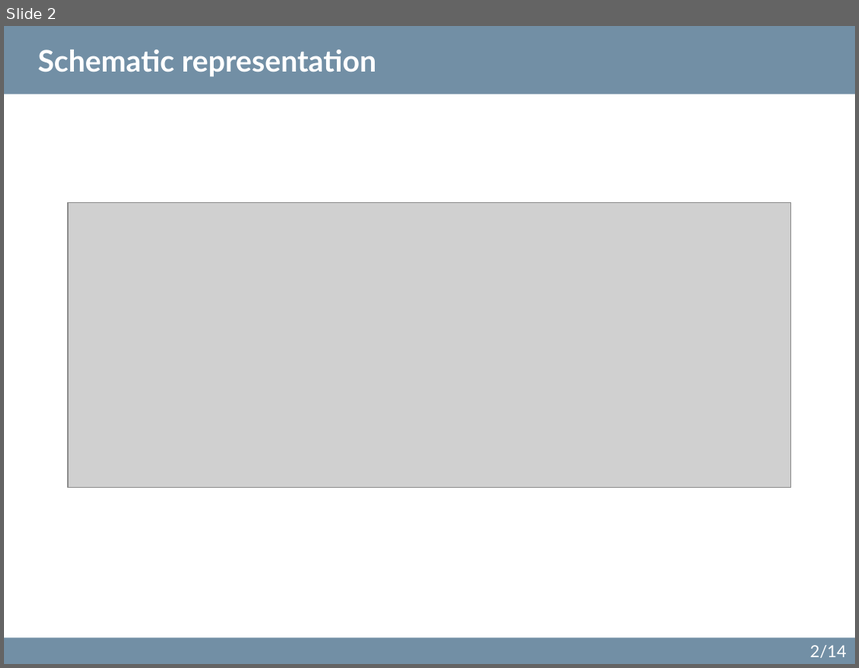
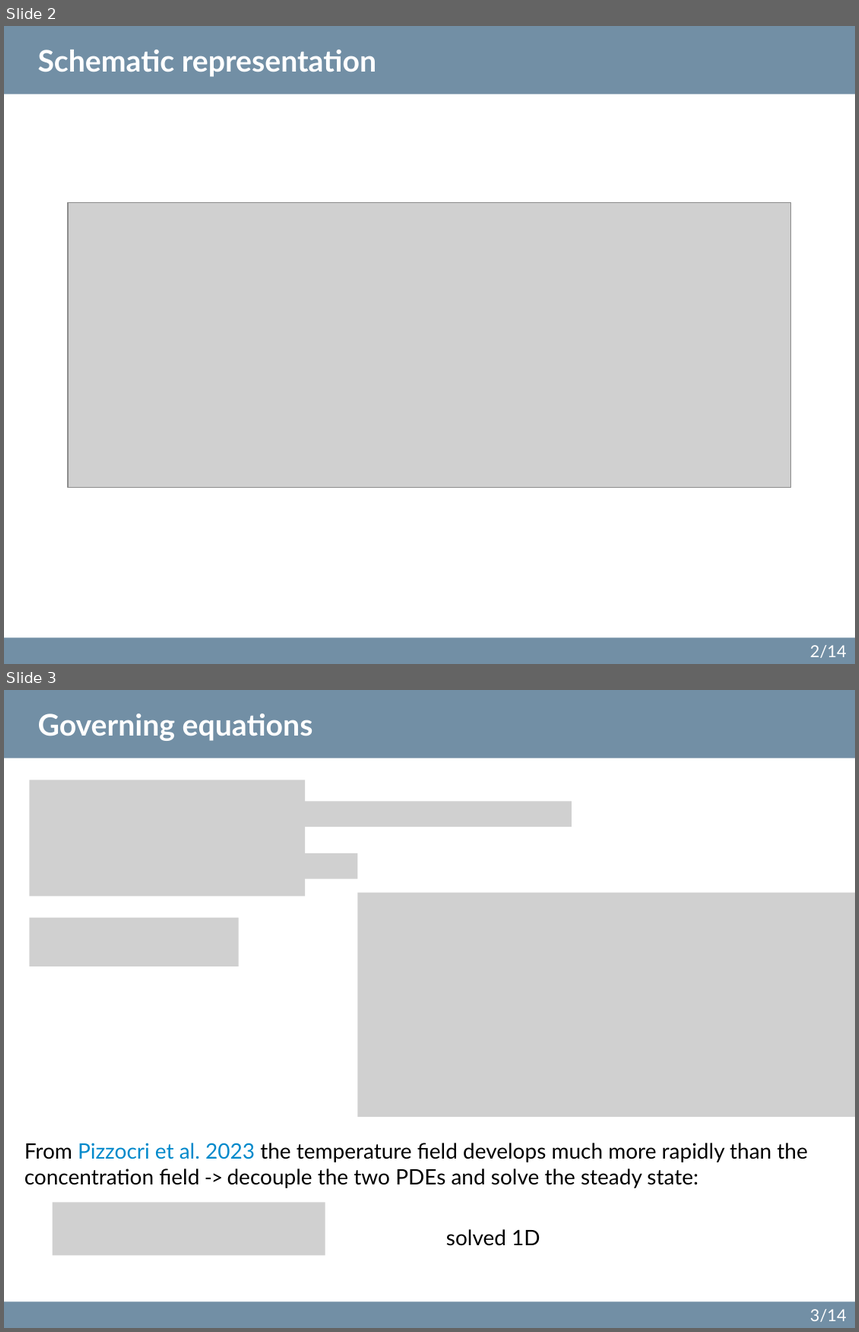
Before and after one commit to sciantix/sciantix-official, a slide deck: ROM updates 18 October 2024.pptx. Shown one above the other, each under a label of ours: slide 2 before the commit, slides 2 and 3 after it. The pictures are 859x668 and 859x1332 pixels, drawn with LibreOffice and Linux fonts; fonts in the diff are those of the drawing; grey boxes stand for pictures. Boxes give left, top, right and bottom in pixels: in the first picture for what was removed or moved away, otherwise in the second. Text is boxed around its words. In the diff, an @@ line names an element or a change of style, - is before the commit and + after.

```diff
--- a/ROM updates 18 October 2024.pptx
+++ b/ROM updates 18 October 2024.pptx
@@ slide 3 added at <box>4,690,855,1328</box>, background #FFFFFF; not listed: 3 template elements that a slide beside it also shows @@
@@ title added at <box>38,714,313,741</box>, 25.2 pt, text #FFFFFF, bold @@
+Governing equations
@@ picture added at <box>30,780,305,897</box> @@
@@ picture added at <box>278,802,572,827</box> @@
@@ picture added at <box>278,853,357,879</box> @@
@@ picture added at <box>358,893,855,1117</box> @@
@@ picture added at <box>30,917,239,966</box> @@
@@ text added at <box>25,1143,807,1189</box>, 18 pt, text #000000 @@
+From Pizzocri et al. 2023 the temperature field develops much more rapidly than the concentration field -> decouple the two PDEs and solve the steady state:
@@ picture added at <box>53,1202,325,1256</box> @@
@@ text added at <box>446,1230,541,1246</box>, 18 pt, text #000000 @@
+solved 1D
```
Also in this commit, not shown: 8 slides changed, 3 other slides added, 3 slides removed, 8 other files.
